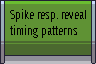
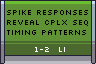
Before/after of a 96 x 64 layered artwork. What changed in the layer stack:
added layer "1-2 Li" above "Spike responses ..." over [35, 47, 65, 52]
renamed "Spike resp. reveal ..." to "Spike responses ...", painted on it over [7, 9, 88, 38]
